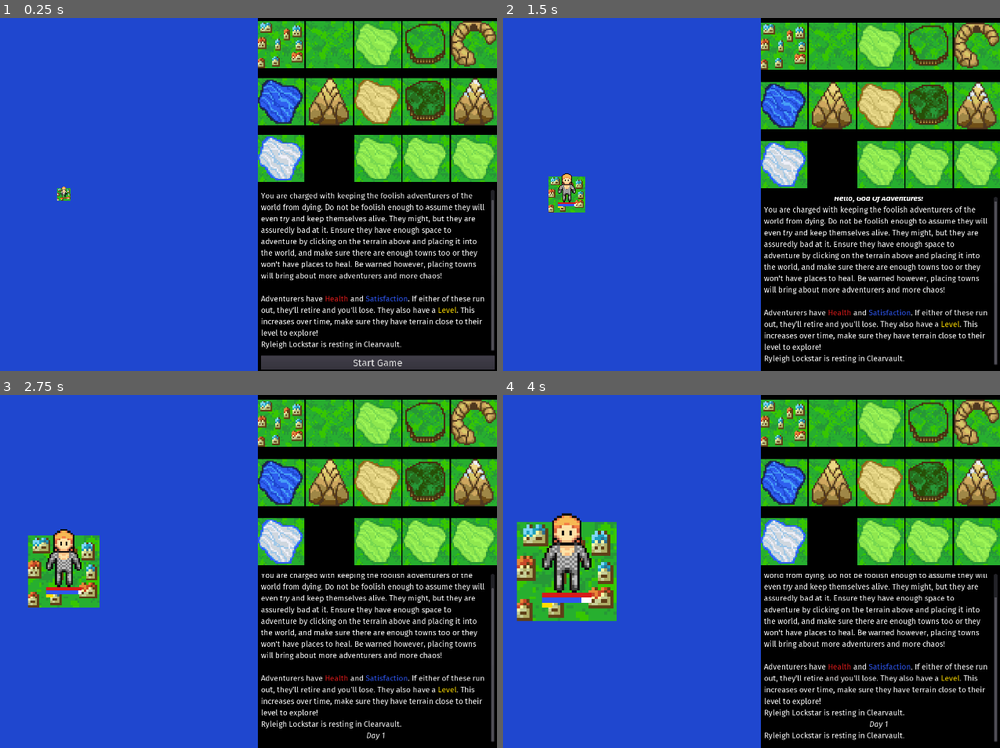
Above: before the commit, frames 1-4 (two rows, left to right).
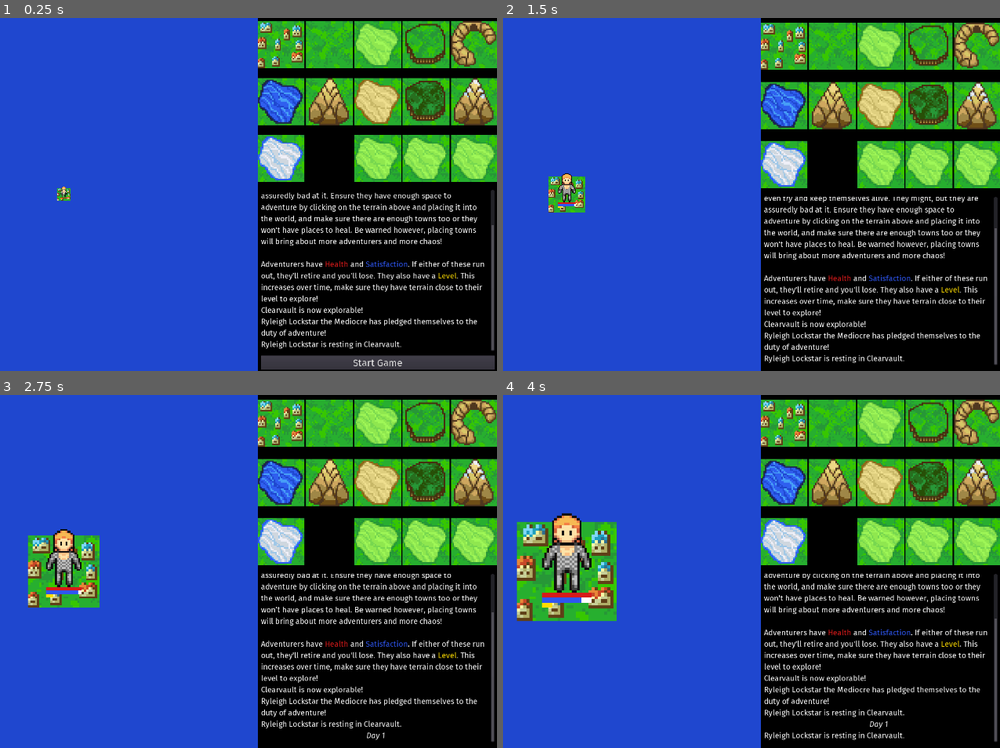
Above: after the commit, the same moments.

Repository: LLBlumire/ldjam46
Game: Godot game, scene res://src/OverviewUI/OverviewUI.tscn
Two runs of this game, one before a commit and one after it. Both use one fixed random seed, a clock stepped at 60 frames per second and the inputs below.
Inputs (mouse positions are in pixels of both pictures, inside the frame that each line leads up to):
- Up to frame 1 (0.25 s): no input
- Up to frame 2 (1.5 s): click "Start Game" at 0.5 s; click (786, 46) at 1.25 s
- Up to frame 3 (2.75 s): click (328, 423) at 2 s
- Up to frame 4 (4 s): click (880, 423) at 2.75 s; click (930, 423) at 3.5 s

The runs differ from the first frame. In frame 1, 5.2% of the frame differs, in the area x 52-100%, y 49-91%; in frame 2, 5.6%, in the area x 52-100%, y 50-95%; in frame 3, 5.2%; in frame 4, 4.7%.

Commit message:
output things when spawning adventurers and placing tiles

Diff:
--- a/src/Adventurers/Adventurers.gd
+++ b/src/Adventurers/Adventurers.gd
@@ -22,6 +22,7 @@
 var adventure_count : int = 0
 var next_level : int = 10
 var adventurer_name : String = ""
+var race_string : String = ""
 var current_health : float = 0.0
 var current_satisfaction : float = 0.0
 var strength : float = 0.0
@@ -62,6 +63,7 @@
 	set_adventurer_name()
 	set_sprite()
 	update_stats()
+	get_node(NodeMgr.chat_log).post_message("{name} the {class} has pledged themselves to the duty of adventure!".format({"name":adventurer_name,"class": race_string}))
 	var cpos = world_node.world_map.map_to_world(pos) + Vector2(16,10)
 	position = cpos
 	scale = Vector2(0.8, 0.8)
@@ -91,7 +93,7 @@
 	world_node.game_over()
 
 func boredom():
-	get_node(NodeMgr.chat_log).post_message("[color=red]{ name} got really bored in {place} and quit adventuring![/color]".format({"name":adventurer_name,"place":world_map.tile_data[pos]}))
+	get_node(NodeMgr.chat_log).post_message("[color=red]{name} got really bored in {place} and quit adventuring![/color]".format({"name":adventurer_name,"place":world_map.tile_data[pos]}))
 	world_node.game_over()
 
 func set_sprite():
@@ -113,18 +115,25 @@
 	var gnome = wizard && rogue
 	if elf:
 		race = Elf
+		race_string = "Elf"
 	elif halfling:
 		race = Halfling
+		race_string = "Halfling"
 	elif gnome:
 		race = Gnome
+		race_string = "Gnome"
 	elif fighter:
 		race = Fighter
+		race_string = "Fighter"
 	elif wizard:
 		race = Wizard
+		race_string = "Wizard"
 	elif rogue:
 		race = Thief
+		race_string = "Thief"
 	else:
 		race = rng.randi_range(Thief,Gnome)
+		race_string = "Mediocre"
 		mediocre = true
 
 func set_adventurer_name():
@@ -201,7 +210,6 @@
 		current_health = clamp(current_health + 0.5, 0, 1)
 		action = "resting"
 	else:
-
 		current_health = clamp(current_health - (0.1*quot), 0, 1)
 	adventure_count += 1
 	if adventure_count >= next_level && level < 5:
@@ -214,6 +222,7 @@
 	if world_map.world_tile_map.get_cell_autotile_coord(pos.x, pos.y).x == 0 && current_health < 1: #is on town
 		current_health = min(current_health + 0.5, 1)
 	elif current_health <= 0.3:
+		get_node(NodeMgr.chat_log).post_message("{name} is badly wounded and looking for shelter.".format({"name":adventurer_name}))
 		var here_id = world_map.pos_ids[pos]
 		var shortest_path = []
 		var shortest_path_size = 9223372036854775807
--- a/src/WorldMap/WorldMap.gd
+++ b/src/WorldMap/WorldMap.gd
@@ -93,6 +93,7 @@
 		astar.connect_points(this_astar_id, pos_ids[location + Vector2(0, 1)])
 	if pos_ids.has(location + Vector2(0, -1)):
 		astar.connect_points(this_astar_id, pos_ids[location + Vector2(0, -1)])
+	get_node(NodeMgr.chat_log).post_message("{place} is now explorable!".format({"place":tile_data[location]}))
 	if tile == 0:
 		world_node.spawn_adventurer(location)
 		towns.append(this_astar_id)
